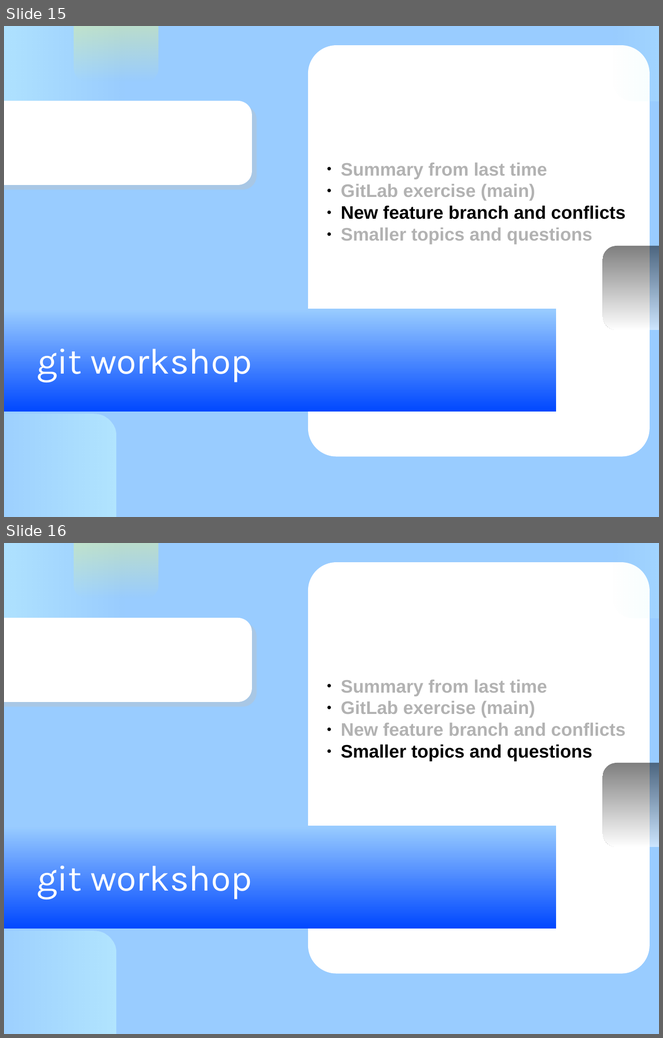
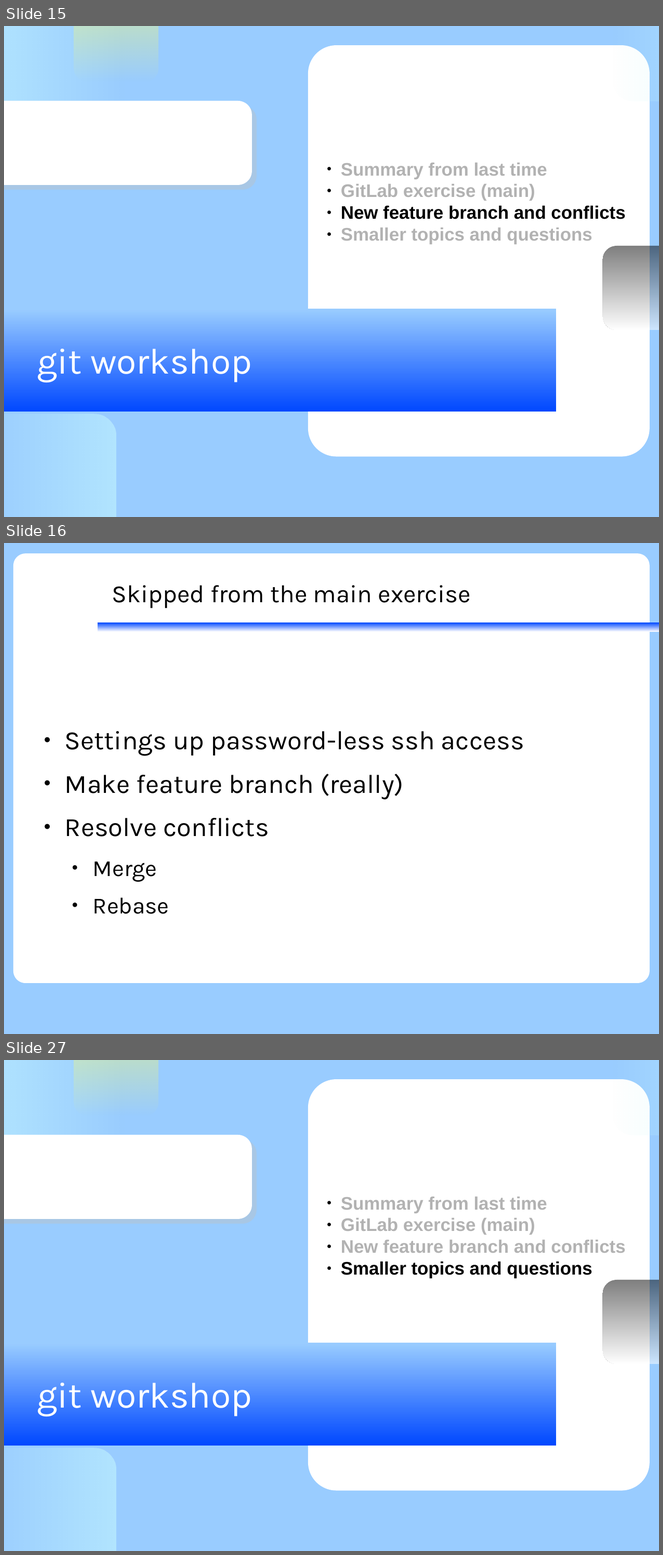
Before and after one commit to KennethNielsen/presentations, a slide deck: gitworkshop/gitworkshop.odp. Shown one above the other, each under a label of ours: slides 15 and 16 before the commit, slides 15, 16 and 27 after it; the slides between them are not shown. The pictures are 663x1038 and 663x1555 pixels, drawn with LibreOffice and Linux fonts; fonts in the diff are those of the drawing; background and template pictures are left out. Boxes give left, top, right and bottom in pixels: in the first picture for what was removed or moved away, otherwise in the second. Text is boxed around its words. In the diff, an @@ line names an element or a change of style, - is before the commit and + after.

Commit message:
Work on 'skipped from main' section

```diff
--- a/gitworkshop/gitworkshop.odp
+++ b/gitworkshop/gitworkshop.odp
@@ slide 16 added at box(4, 543, 659, 1034), background #99CCFF @@
@@ rounded rectangle added at box(13, 554, 650, 983), fill #FFFFFF @@
@@ title added at box(112, 585, 471, 608), 30 pt, text #000000 @@
+Skipped from the main exercise
@@ rectangle added at box(98, 623, 659, 632), fill gradient #FFFFFF to #0047FF @@
@@ text added at box(65, 731, 525, 914), 32 pt, text #000000 @@
+● Settings up password-less ssh access
+● Make feature branch (really)
+● Resolve conflicts
+  ● Merge
+  ● Rebase
@@ what was slide 16 is now slide 27 @@
```
Also in this commit, not shown: 10 other slides added, 2 other files.
